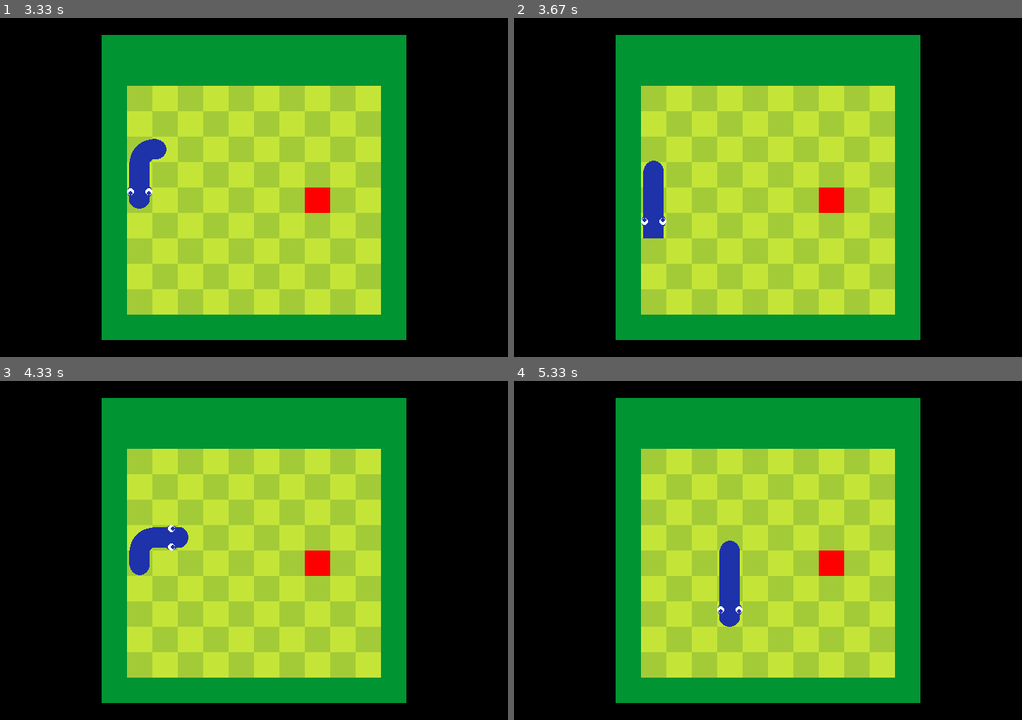
Above: before the commit, frames 1-4 (two rows, left to right).
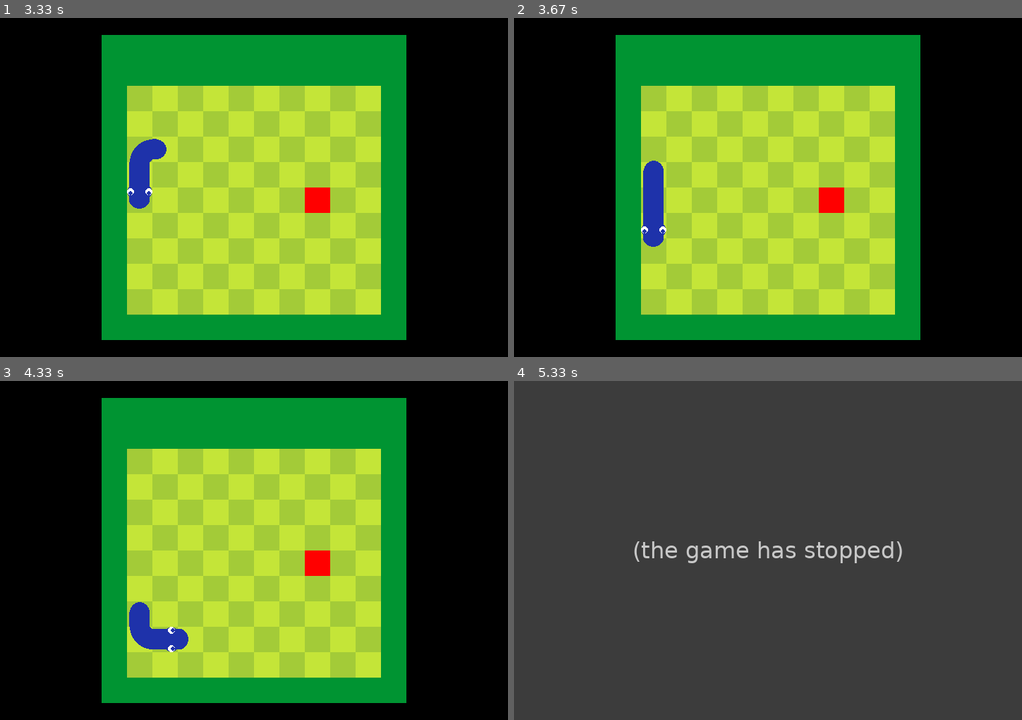
Above: after the commit, the same moments.

Repository: the24/pygame-snake
Game: pygame game, started from main.py
Two runs of this game, one before a commit and one after it. Both use one fixed random seed, a clock stepped at 60 frames per second and the inputs below.
Inputs:
- Up to frame 1 (3.33 s): hold Right 0.33-0.8 s; hold Up 0.83-1.3 s; tap Space at 1.83 s; hold Left 2.17-2.7 s; hold Down 2.73-3.03 s
- Up to frame 2 (3.67 s): hold Up from 3.5 s (still down)
- Up to frame 3 (4.33 s): release Up at 3.87 s; hold Right from 3.9 s (still down)
- Up to frame 4 (5.33 s): release Right at 4.53 s; hold Down 4.57-4.93 s

Frame 1 is identical in both runs. In frame 2, 0.1% of the frame differs, in the area x 25-30%, y 58-68%; in frame 3, 1.8%; in frame 4, 100%, in the area x 0-100%, y 0-100%.
Error after the commit: TypeError: 'int' object is not subscriptable (snake.py line 226); the game stopped at 5.1 s (later frames are placeholders)

Commit message:
empêcher les demi-tours en une case

Diff:
--- a/main.py
+++ b/main.py
@@ -44,10 +44,10 @@
 
         keys = pygame.key.get_pressed()
         if keys[K_SPACE]: game.start()
-        if keys[K_UP]: game.snake().up()
-        if keys[K_DOWN]: game.snake().down()
-        if keys[K_RIGHT]: game.snake().right()
-        if keys[K_LEFT]: game.snake().left()
+        if keys[K_UP] and not game.snake().dir == [0, 1]: game.snake().up()
+        if keys[K_DOWN] and not game.snake().dir == [0, -1]: game.snake().down()
+        if keys[K_RIGHT] and not game.snake().dir == [-1, 0]: game.snake().right()
+        if keys[K_LEFT] and not game.snake().dir == [1, 0]: game.snake().left()
 
     screen.fill((0, 0, 0))
     game.update()
